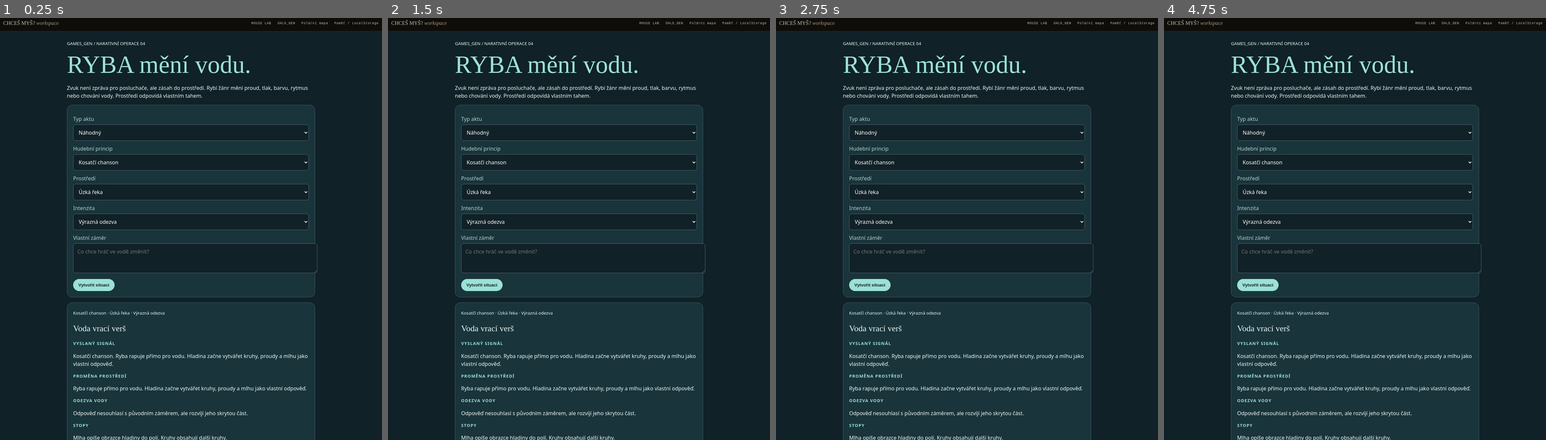
Above: before the commit, frames 1-4 (left to right).
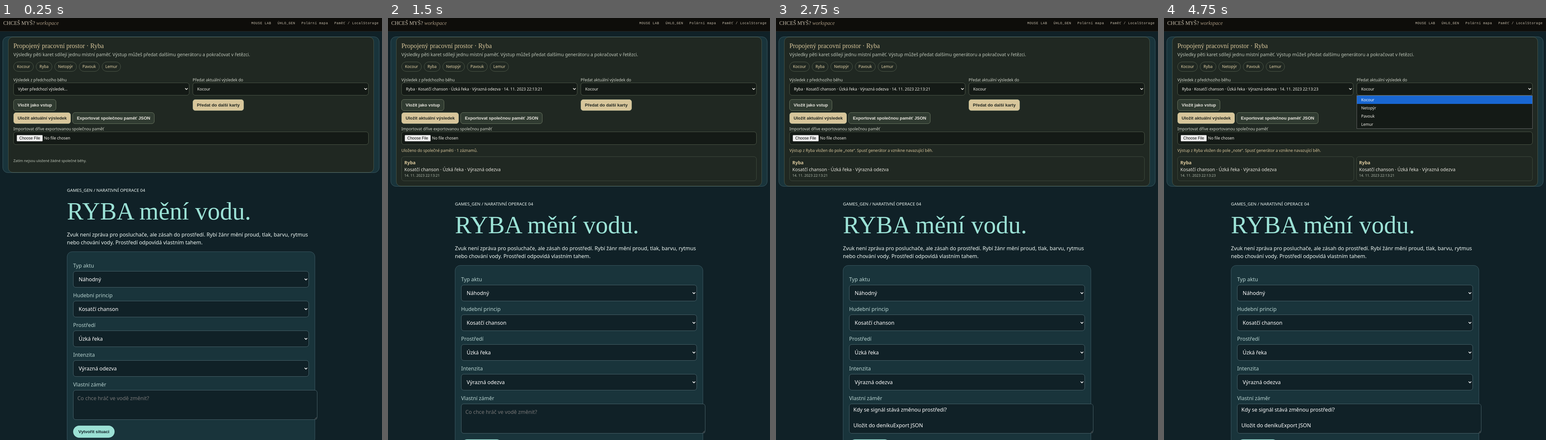
Above: after the commit, the same moments.

Repository: artmisanovak-prog/games_gen
Game: browser game, page doma/ryba/index.html
The game is run twice, just before and just after one commit, with the same random seed, the same clock (stepped at 60 frames per second) and the same inputs.
Inputs (mouse positions are in pixels of both pictures, inside the frame that each line leads up to; where the layout moved, square brackets give the same spot in the first picture):
- Up to frame 1 (0.25 s): no input
- Up to frame 2 (1.5 s): click (579, 93) [579, 292] at 0.27 s; click (579, 93) [579, 347] at 1.07 s; click (430, 119) at 1.27 s, where only the run after the commit has a clickable "Uložit aktuální výsledek"
- Up to frame 3 (2.75 s): click (894, 89) [890, 237] at 1.67 s; click (810, 106) at 1.87 s, where only the run after the commit has a clickable "Vložit jako vstup"; click (1039, 85) [1043, 212] at 2.27 s; click (890, 119) at 2.47 s, where only the run after the commit has a clickable "Exportovat společnou paměť JS…"
- Up to frame 4 (4.75 s): click (1408, 98) [1412, 402] at 2.87 s; click (1206, 119) at 3.07 s, where only the run after the commit has a clickable "Uložit aktuální výsledek"; click (1267, 102) [1259, 431] at 3.47 s; click (1278, 119) at 3.67 s, where only the run after the commit has a clickable "Exportovat společnou paměť JS…"; click (1355, 85) [1355, 182] at 4.07 s; click (1198, 106) at 4.27 s, where only the run after the commit has a clickable "Vložit jako vstup"; click (1461, 93) [1465, 321] at 4.67 s

The runs differ from the first frame. In frame 1, 13% of the frame differs, in the area x 0-100%, y 4-100%; in frame 2, 15%; in frame 3, 15%; in frame 4, 16%.

Commit message:
Connect ryba to shared card workspace

Diff:
--- a/doma/ryba/index.html
+++ b/doma/ryba/index.html
@@ -10,4 +10,4 @@
 let current;function make(){let k=$('kind').value;if(k==='auto')k=pick(Object.keys(D));let d=D[k],voice=$('voice').valu …(952 unchanged characters)…
 function read(){try{return JSON.parse(localStorage.getItem('ryba_denik')||'[]')}catch(e){return[]}}function draw(){let  …(347 unchanged characters)…
 $('make').onclick=make;$('save').onclick=()=>{if(!current)return;let h=read();h.push(current);localStorage.setItem('ryba_denik',JSON.stringify(h));draw()};$('export').onclick=()=>current&&dl(current,'ryba-situace.json');$('all').onclick=()=>dl(read(),'ryba-denik.json');draw();make();
-</script></main><script src="../shared/mouse-core.js"></script><script src="../shared/nav.js"></script></body></html>
+</script></main><script src="../shared/mouse-core.js"></script><script src="../shared/nav.js"></script><script src="../shared/bridge.js"></script></body></html>
